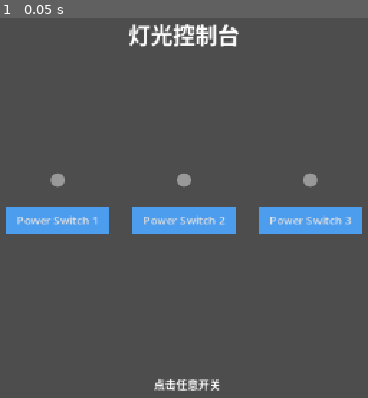
Above: before the commit, frame 1.
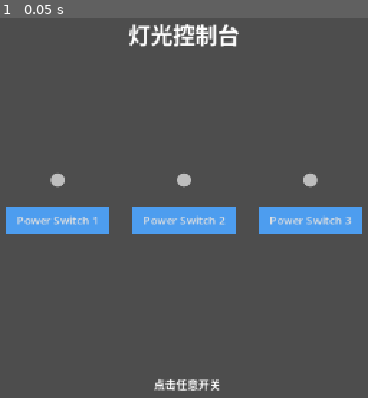
Above: after the commit, the same moment.

Repository: GreedyWhale/oh-my-godot
Game: Godot game, scene res://light_puzzle/main.tscn
Same seed, same stepped clock (60 frames per second), same inputs: the game is played once before the commit and once after it.
Inputs:
- Up to frame 1 (0.05 s): no input

The runs differ from the first frame. In frame 1, 0.3% of the frame differs, in the area x 13-87%, y 41-45%.

Commit message:
feat(light_puzzle): 为点灯谜题添加胜利UI与胜利逻辑
- 新增结果弹窗UI与弹性缩放入场动画
- 重构电源开关组件，使用统一状态信号与初始化接口
- 移除电源开关场景中废弃的按钮连接配置
- 为主场景添加结果UI节点，新增开关状态追踪与胜利条件

Diff:
--- a/light_puzzle/main.gd
+++ b/light_puzzle/main.gd
@@ -1,25 +1,65 @@
 extends Node
 
-var power_switch_scene: PackedScene = preload("res://light_puzzle/power_switch.tscn")
 
-# Called when the node enters the scene tree for the first time.
-func _ready() -> void:
-	initPowerSwitch()
+var power_switch_scene: PackedScene = preload(
+	"res://light_puzzle/power_switch.tscn"
+)
+
+var switch_states: Array[bool] = []
 
 
-# Called every frame. 'delta' is the elapsed time since the previous frame.
-func _process(delta: float) -> void:
-	pass
 
-func initPowerSwitch() -> void:
-	for n in 3:
-		var scene: Container = power_switch_scene.instantiate()
-		$BoxContainer.add_child(scene)
+func _ready() -> void:
 
-		var order_number = n + 1
-		var button_text = "Power Switch %s" % order_number
-		scene.set_switch_name(button_text)
-		scene.onPressed.connect(on_power_switch_pressed.bind(order_number))
+	create_power_switches()
 
-func on_power_switch_pressed(order_number: int) -> void:
-	print("开关 %s 被点击了" % order_number)
+
+
+func create_power_switches() -> void:
+
+
+	for i in 3:
+		switch_states.append(false)
+
+		# 创建组件
+		var switch: PowerSwitch = (
+			power_switch_scene.instantiate()
+		)
+
+
+		# 加入 SceneTree
+		$BoxContainer.add_child(
+			switch
+		)
+
+
+		# 初始化组件
+		switch.initialize(
+			i,
+			"Power Switch %s" % (i + 1)
+		)
+
+
+		# 监听事件
+		switch.state_changed.connect(
+			_on_switch_changed
+		)
+
+
+
+
+func _on_switch_changed(
+	id: int,
+	value: bool
+) -> void:
+	switch_states[id] = value
+	if is_game_over():
+		$CanvasLayer/ResultUI.show_result("挑战成功")
+
+func is_game_over() -> bool:
+	var turned_on_count = 0
+	for item in switch_states:
+		if item:
+			turned_on_count += 1
+
+	return turned_on_count == 2
--- a/light_puzzle/main.tscn
+++ b/light_puzzle/main.tscn
@@ -1,6 +1,7 @@
 [gd_scene format=3 uid="uid://cyu6drhli7rrs"]
 
 [ext_resource type="Script" uid="uid://bif3htd63sk7e" path="res://light_puzzle/main.gd" id="1_qcpma"]
+[ext_resource type="Script" uid="uid://d36q5tilwhyt8" path="res://light_puzzle/result_ui.gd" id="2_kqg58"]
 
 [node name="Main" type="Node" unique_id=982417720]
 script = ExtResource("1_qcpma")
@@ -47,3 +48,30 @@
 grow_horizontal = 2
 grow_vertical = 0
 text = " 点击任意开关"
+
+[node name="ResultUI" type="Control" parent="CanvasLayer" unique_id=1578367635]
+layout_mode = 3
+anchors_preset = 15
+anchor_right = 1.0
+anchor_bottom = 1.0
+grow_horizontal = 2
+grow_vertical = 2
+script = ExtResource("2_kqg58")
+
+[node name="Label" type="Label" parent="CanvasLayer/ResultUI" unique_id=312177885]
+layout_mode = 1
+anchors_preset = 8
+anchor_left = 0.5
+anchor_top = 0.5
+anchor_right = 0.5
+anchor_bottom = 0.5
+offset_left = -0.5
+offset_top = -11.5
+offset_right = 0.5
+offset_bottom = 11.5
+grow_horizontal = 2
+grow_vertical = 2
+theme_override_colors/font_color = Color(0.33039454, 0.7596356, 0.89351624, 1)
+theme_override_font_sizes/font_size = 64
+horizontal_alignment = 1
+vertical_alignment = 1
--- a/light_puzzle/power_switch.gd
+++ b/light_puzzle/power_switch.gd
@@ -1,23 +1,103 @@
 extends Container
+class_name PowerSwitch
 
-signal onPressed
 
-var is_turned_on = false
-var indicator_original_bg_color: Color
-var indicator_original_style: StyleBoxFlat
-@onready var indicator: Panel = get_node('Indicator')
-@onready var button: Button = get_node('Button')
+## 通知外部：我的状态发生变化
+signal state_changed(
+	switch_id: int,
+	is_turned_on: bool
+)
+
+
+## 组件身份
+var switch_id: int = 0
+
+
+## 组件状态
+var is_turned_on: bool = false
+
+
+@onready var button: Button = $Button
+@onready var indicator: Panel = $Indicator
+
+
+var indicator_style: StyleBoxFlat
+
+
 
 func _ready() -> void:
-	indicator_original_style = indicator.get_theme_stylebox("panel").duplicate() as StyleBoxFlat
-	indicator_original_bg_color = indicator_original_style.bg_color
-	indicator.add_theme_stylebox_override('panel', indicator_original_style)
+
+	# 复制样式资源，避免修改共享资源
+	indicator_style = (
+		indicator
+		.get_theme_stylebox("panel")
+		.duplicate()
+	)
+
+	indicator.add_theme_stylebox_override(
+		"panel",
+		indicator_style
+	)
+
+
+	button.pressed.connect(
+		_on_button_pressed
+	)
+
+
+	update_indicator()
+
+
+
+## 外部初始化接口
+func initialize(
+	id: int,
+	text: String
+) -> void:
+
+	switch_id = id
+	button.text = text
+
+
 
 func _on_button_pressed() -> void:
-	is_turned_on = not is_turned_on
-	indicator_original_style.bg_color = Color.GREEN if is_turned_on else indicator_original_bg_color
-	print(indicator_original_style.bg_color)
-	onPressed.emit()
 
-func set_switch_name(name: String) -> void:
-	button.text = name
+	set_state(
+		not is_turned_on
+	)
+
+
+
+## 修改状态统一入口
+func set_state(value: bool) -> void:
+
+	# 状态没有变化，不做任何事情
+	if is_turned_on == value:
+		return
+
+
+	is_turned_on = value
+
+
+	update_indicator()
+
+
+	state_changed.emit(
+		switch_id,
+		is_turned_on
+	)
+
+
+
+## 更新视觉表现
+func update_indicator() -> void:
+
+	if indicator_style == null:
+		return
+
+
+	indicator_style.bg_color = (
+		Color.GREEN
+		if is_turned_on
+		else Color.GRAY
+	)
--- a/light_puzzle/power_switch.tscn
+++ b/light_puzzle/power_switch.tscn
@@ -34,5 +34,3 @@
 theme_override_constants/align_to_largest_stylebox = 1
 theme_override_styles/normal = SubResource("StyleBoxFlat_r030d")
 text = "Power Switch"
-
-[connection signal="pressed" from="Button" to="." method="_on_button_pressed"]
--- /dev/null
+++ b/light_puzzle/result_ui.gd
@@ -0,0 +1,31 @@
+extends Control
+
+@onready var label: Label = $Label
+
+
+# Called when the node enters the scene tree for the first time.
+func _ready() -> void:
+	hide()
+
+
+func show_result(text:String):
+
+	label.text = text
+	print(label.size, " min=", label.get_minimum_size())
+	label.pivot_offset = label.get_minimum_size() / 2
+	label.scale = Vector2.ZERO
+	show()
+
+	var tween = create_tween()
+
+
+	tween.tween_property(
+		label,
+		"scale",
+		Vector2.ONE,
+		0.5
+	).set_trans(
+		Tween.TRANS_BACK
+	).set_ease(
+		Tween.EASE_OUT
+	)
Not shown, added: light_puzzle/result_ui.gd.uid
